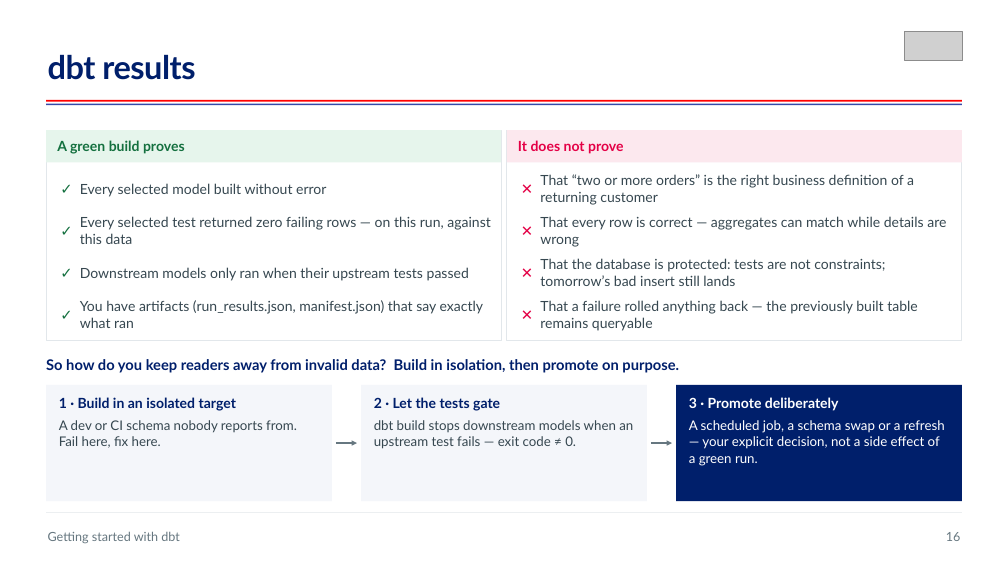
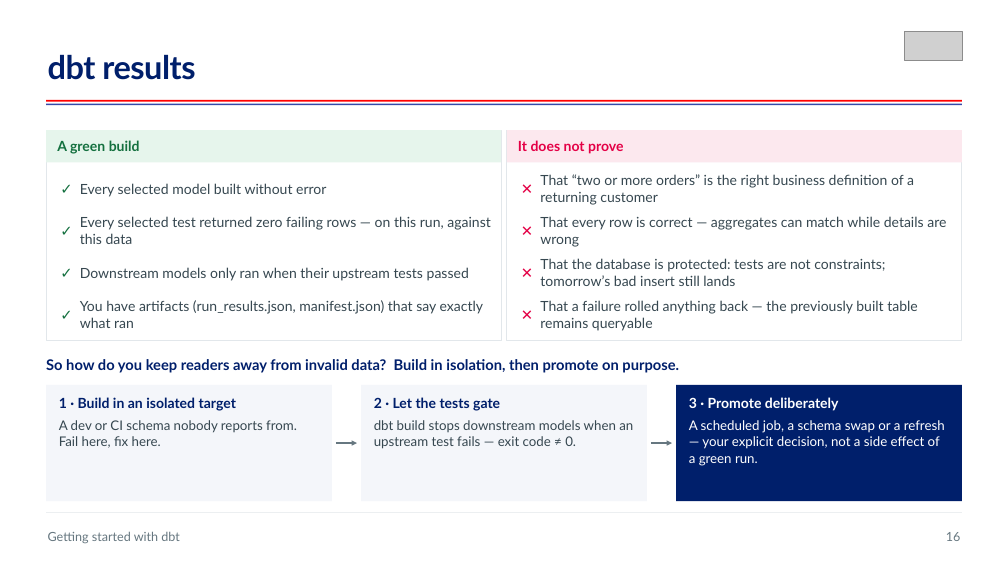
Before and after one commit to aboerger/getting-started-with-dbt, a slide deck: slide 19 of sql-as-software-getting-started-with-dbt.pptx. Drawn at 1008x567 pixels with LibreOffice and Linux fonts; fonts in the diff are those of the drawing; grey boxes stand for pictures. Boxes give left, top, right and bottom in pixels: in the first picture for what was removed or moved away, otherwise in the second. Text is boxed around its words. In the diff, an @@ line names an element or a change of style, - is before the commit and + after.

```diff
--- a/sql-as-software-getting-started-with-dbt.pptx
+++ b/sql-as-software-getting-started-with-dbt.pptx
@@ text in rectangle at (57,140,140,154): text changed @@
-A green build proves
+A green build
```
Also in this commit, not shown: 7 other slides changed, 1 other file.
